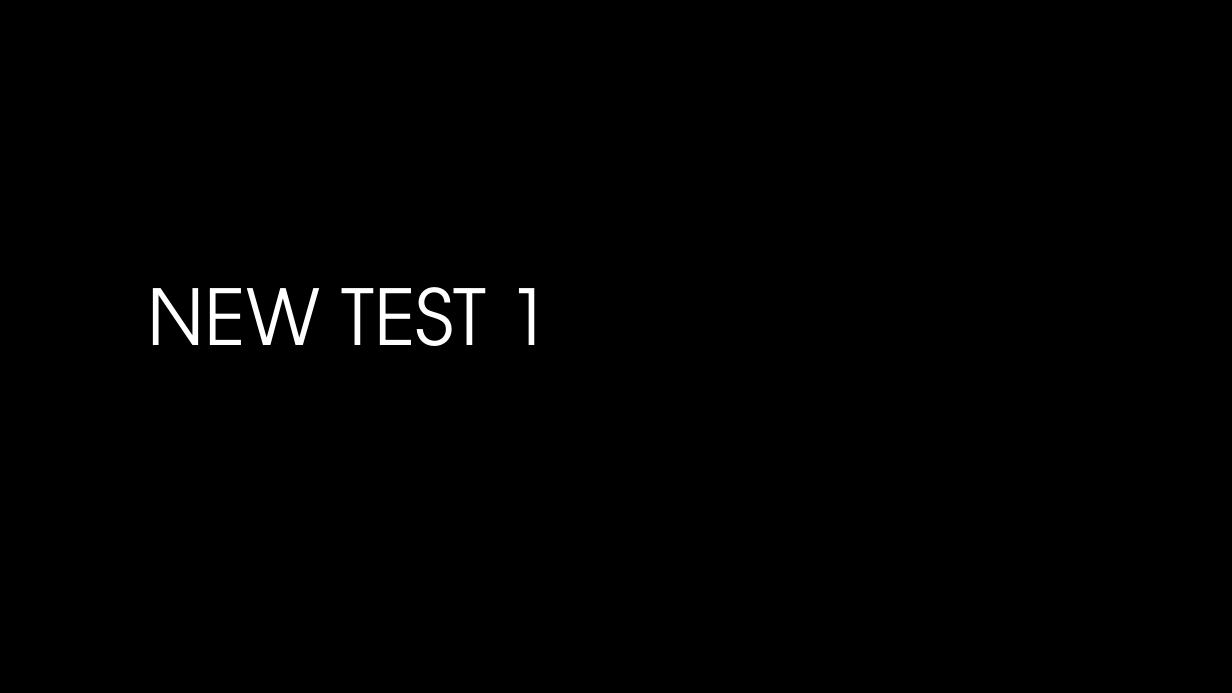
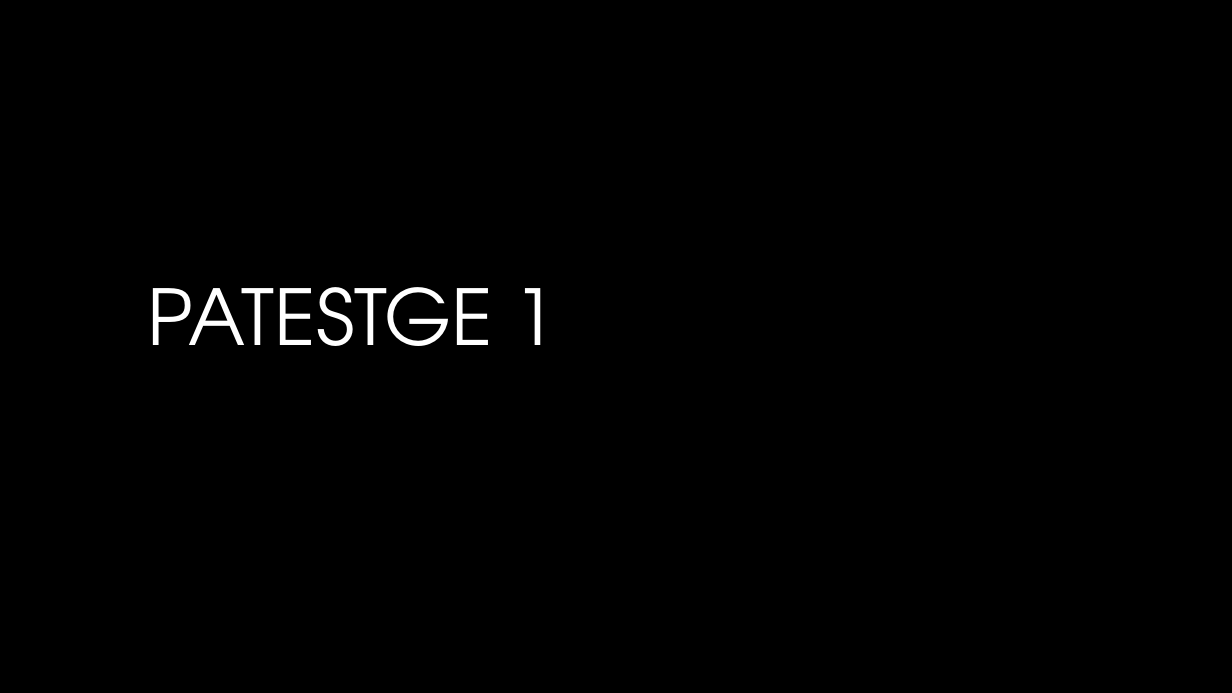
Before and after one commit to Brindley/Test, a slide deck: slide 1 of PowerPoint/PPT Test.pptx. Drawn at 1232x693 pixels with LibreOffice and Linux fonts; fonts in the diff are those of the drawing; background and template pictures are left out. Boxes give left, top, right and bottom in pixels: in the first picture for what was removed or moved away, otherwise in the second. Text is boxed around its words. In the diff, an @@ line names an element or a change of style, - is before the commit and + after.

Commit message:
Reverted to version 16

```diff
--- a/PowerPoint/PPT Test.pptx
+++ b/PowerPoint/PPT Test.pptx
@@ title at (x1=148, y1=287, x2=557, y2=346): text changed @@
-NEW TEST 1
+PATESTGE 1
```
